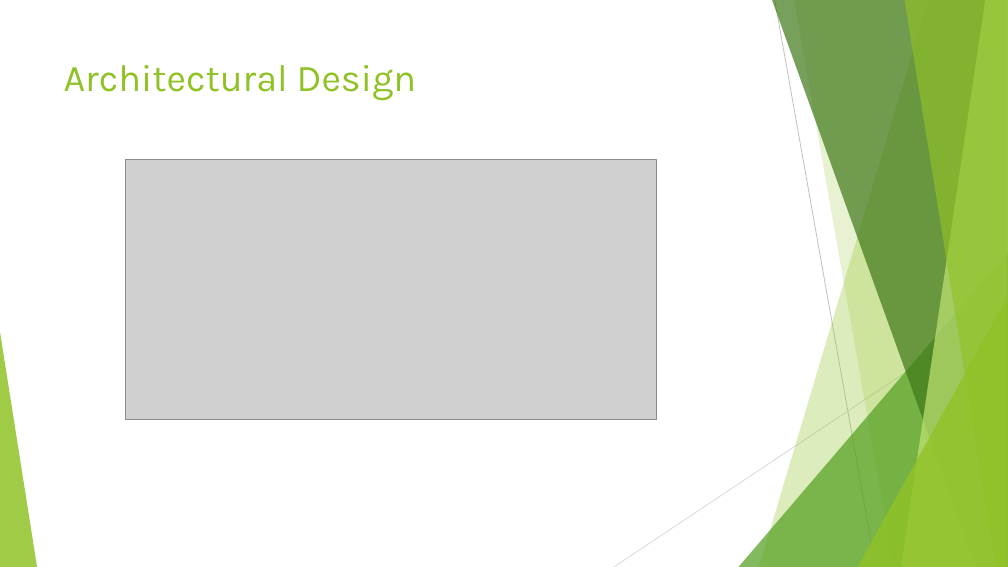
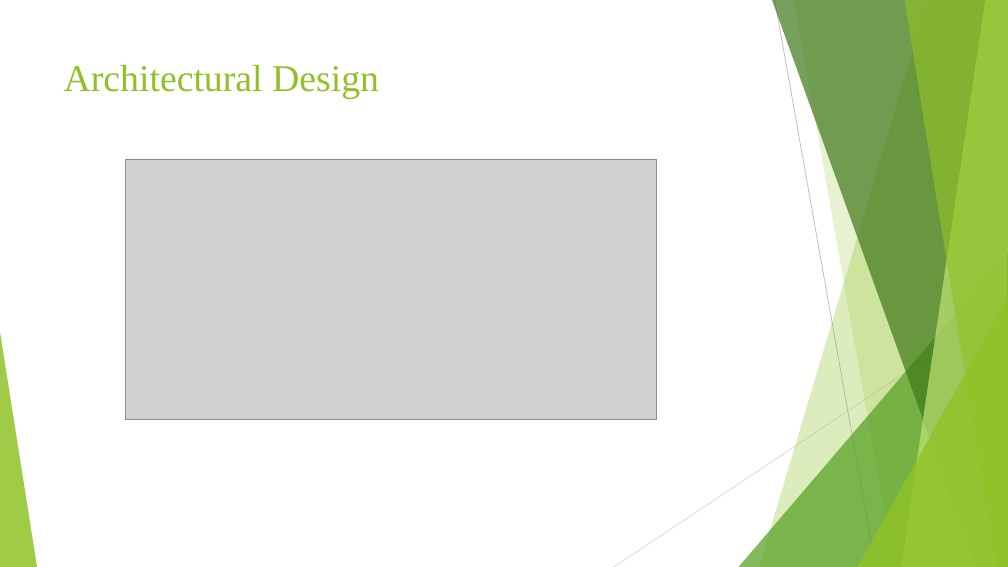
Before and after one commit to BusAI-Self-Driving-Car/Automatic-Braking-System, a slide deck: slide 5 of Project-Proposal/Automatic Braking System.pptx. Drawn at 1008x567 pixels with LibreOffice and Linux fonts; fonts in the diff are those of the drawing; grey boxes stand for pictures. Boxes give left, top, right and bottom in pixels: in the first picture for what was removed or moved away, otherwise in the second. Text is boxed around its words. In the diff, an @@ line names an element or a change of style, - is before the commit and + after.

```diff
--- a/Project-Proposal/Automatic Braking System.pptx
+++ b/Project-Proposal/Automatic Braking System.pptx
@@ title "Architectural Design" at (64,64,379,99): font Karla to Times New Roman @@
```
Also in this commit, not shown: 8 other slides changed.
